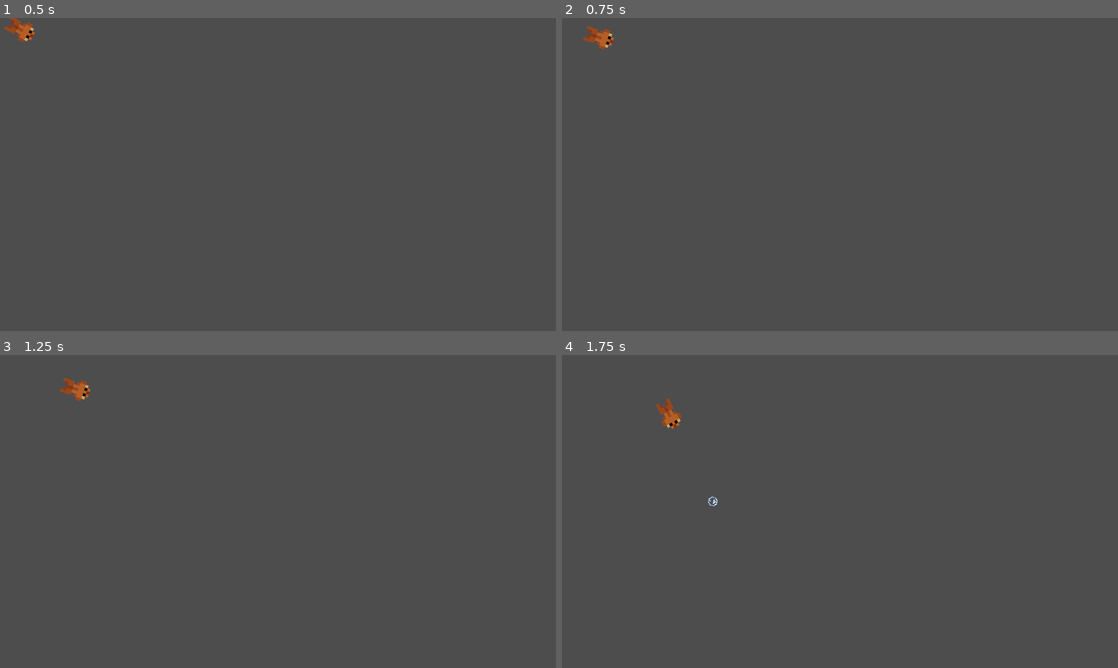
Above: before the commit, frames 1-4 (two rows, left to right).
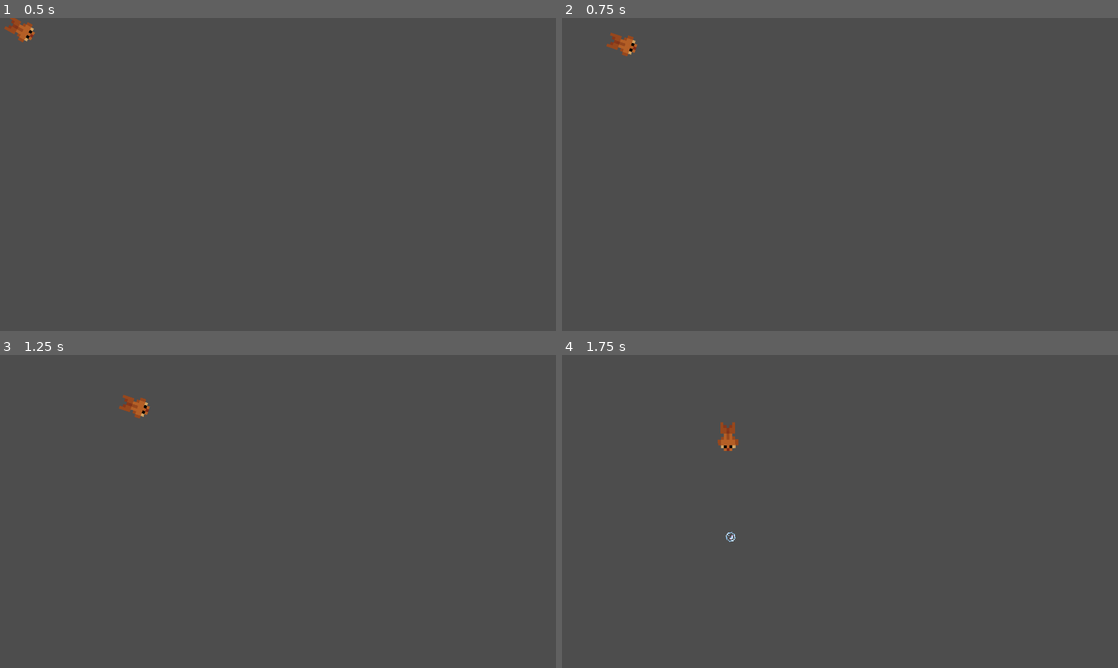
Above: after the commit, the same moments.

Repository: canaryincoalmine/Fish-Society-and-its-Bubbles
Game: Godot game, scene res://Code/Screens/Main.tscn
The game is run twice, just before and just after one commit, with the same random seed, the same clock (stepped at 60 frames per second) and the same inputs.
Inputs (mouse positions are in pixels of both pictures, inside the frame that each line leads up to):
- Up to frame 1 (0.5 s): no input
- Up to frame 2 (0.75 s): move the mouse to (962, 158) at 0.52 s; tap Space (dash, bound only after the commit) at 0.6 s
- Up to frame 3 (1.25 s): no input
- Up to frame 4 (1.75 s): move the mouse to (728, 527) at 1.27 s; click (728, 527) at 1.35 s; tap Space (dash, bound only after the commit) at 1.55 s

Frame 1 is identical in both runs. In frame 2, 0.4% of the frame differs, in the area x 3-14%, y 2-13%; in frame 3, 0.5%; in frame 4, 0.5%, in the area x 16-32%, y 13-60%.

Commit message:
dash working

Diff:
--- a/Code/Player/Player.tscn
+++ b/Code/Player/Player.tscn
@@ -12,6 +12,10 @@
 [ext_resource type="AudioStream" uid="uid://dexi3qrid5o6q" path="res://Audio/swim_4.wav" id="10_5gpcv"]
 [ext_resource type="AudioStream" uid="uid://ip01hst836qn" path="res://Audio/swim_5.wav" id="11_5lagy"]
 [ext_resource type="AudioStream" uid="uid://bn52xuk5fdtij" path="res://Audio/swim_6.wav" id="12_c0yjj"]
+[ext_resource type="AudioStream" uid="uid://cy3kccnbin2ln" path="res://Audio/dash_1.wav" id="13_5kooe"]
+[ext_resource type="AudioStream" uid="uid://bmrhw43dshd8y" path="res://Audio/dash_2.wav" id="14_l0gr4"]
+[ext_resource type="AudioStream" uid="uid://btdhx6cqel4p1" path="res://Audio/dash_3.wav" id="15_4mxbi"]
+[ext_resource type="AudioStream" uid="uid://deih7uqo4yj4i" path="res://Audio/dash_4.wav" id="16_gn0vp"]
 
 [sub_resource type="AtlasTexture" id="AtlasTexture_dpi1o"]
 atlas = ExtResource("2_vbgjd")
@@ -101,6 +105,13 @@
 stream_4/stream = ExtResource("11_5lagy")
 stream_5/stream = ExtResource("12_c0yjj")
 
+[sub_resource type="AudioStreamRandomizer" id="AudioStreamRandomizer_ppohr"]
+streams_count = 4
+stream_0/stream = ExtResource("13_5kooe")
+stream_1/stream = ExtResource("14_l0gr4")
+stream_2/stream = ExtResource("15_4mxbi")
+stream_3/stream = ExtResource("16_gn0vp")
+
 [node name="Player" type="CharacterBody2D"]
 script = ExtResource("1_w8jt3")
 
@@ -123,6 +134,10 @@
 stream = SubResource("AudioStreamRandomizer_82x8i")
 volume_db = -11.95
 
+[node name="DashSound" type="AudioStreamPlayer" parent="."]
+stream = SubResource("AudioStreamRandomizer_ppohr")
+volume_db = -8.185
+
 [node name="ShootTimer" type="Timer" parent="."]
 wait_time = 0.2
 
@@ -130,5 +145,8 @@
 wait_time = 0.305
 autostart = true
 
+[node name="DashTimer" type="Timer" parent="."]
+
 [connection signal="timeout" from="ShootTimer" to="." method="_on_timer_timeout"]
 [connection signal="timeout" from="WalkSoundTimer" to="." method="_on_walk_sound_timer_timeout"]
+[connection signal="timeout" from="DashTimer" to="." method="_on_dash_timer_timeout"]
--- a/Code/Player/player.gd
+++ b/Code/Player/player.gd
@@ -5,6 +5,7 @@
 @export var ACCELERATION = 0.05
 
 var reloaded = true
+var dash_available = true
 
 const BULLET_SCENE = preload("res://Code/Projectiles/Player_Bullet.tscn")
 
@@ -34,6 +35,15 @@
 		$ShootSound.play()
 		$ShootTimer.start()
 
+	if Input.is_action_just_pressed(("dash")) and dash_available:
+		# velocity add
+		velocity = Vector2(1000,0).rotated(rotation)
+		dash_available = false
+		$DashTimer.start()
+		$DashSound.play()
+
+
+
 func _physics_process(delta: float) -> void:
 	get_input()
 	move_and_slide()
@@ -50,3 +60,8 @@
 	# activates walk sound - timer is set to autostart
 	$WalkSound.play()
 	$WalkSoundTimer.start()
+
+
+
+func _on_dash_timer_timeout():
+	dash_available = true
--- a/Code/Screens/Level 1.tscn
+++ b/Code/Screens/Level 1.tscn
@@ -1,13 +1,16 @@
-[gd_scene load_steps=7 format=3 uid="uid://bhyod40y51n4o"]
+[gd_scene load_steps=9 format=3 uid="uid://bhyod40y51n4o"]
 
 [ext_resource type="PackedScene" uid="uid://c1atry1s104y0" path="res://Code/Player/Player.tscn" id="1_jh7pn"]
+[ext_resource type="Script" path="res://Code/Screens/level_1.gd" id="1_p740o"]
 [ext_resource type="Texture2D" uid="uid://t4j76h8b7ve0" path="res://Sprites/Maps/Level1/Main background.png" id="2_8mxin"]
 [ext_resource type="Texture2D" uid="uid://cr0he6bcwdvbm" path="res://Sprites/Maps/Level1/Underwater deck room.png" id="3_bcxjj"]
 [ext_resource type="Texture2D" uid="uid://bri8exuq6oqrs" path="res://Sprites/Maps/Level1/Underwater stairs .png" id="4_e5a6p"]
 [ext_resource type="Texture2D" uid="uid://cqhyboxt7ukbf" path="res://Sprites/Maps/Level1/Underwater stairs top layer.png" id="5_82kac"]
 [ext_resource type="Texture2D" uid="uid://cnl8aj5qh7qhp" path="res://Sprites/Maps/Level1/Ship top layer.png" id="6_tsaih"]
+[ext_resource type="AudioStream" uid="uid://bi3m32ns5vnuq" path="res://Audio/main_soundtrack.wav" id="8_8biuh"]
 
 [node name="Main" type="Node2D"]
+script = ExtResource("1_p740o")
 
 [node name="Player" parent="." instance=ExtResource("1_jh7pn")]
 position = Vector2(973, 389)
@@ -57,3 +60,7 @@
 position = Vector2(-3.46945e-18, 9.09495e-13)
 scale = Vector2(10, 10)
 texture = ExtResource("6_tsaih")
+
+[node name="MusicPlayer" type="AudioStreamPlayer" parent="."]
+stream = ExtResource("8_8biuh")
+volume_db = -12.18
--- /dev/null
+++ b/Code/Screens/level_1.gd
@@ -0,0 +1,11 @@
+extends Node2D
+
+
+# Called when the node enters the scene tree for the first time.
+func _ready():
+	$MusicPlayer.play()
+
+
+# Called every frame. 'delta' is the elapsed time since the previous frame.
+func _process(delta):
+	pass
--- a/project.godot
+++ b/project.godot
@@ -55,6 +55,11 @@
 "events": [Object(InputEventMouseButton,"resource_local_to_scene":false,"resource_name":"","device":-1,"window_id":0,"a …(253 unchanged characters)…
 ]
 }
+dash={
+"deadzone": 0.5,
+"events": [Object(InputEventKey,"resource_local_to_scene":false,"resource_name":"","device":-1,"window_id":0,"alt_pressed":false,"shift_pressed":false,"ctrl_pressed":false,"meta_pressed":false,"pressed":false,"keycode":0,"physical_keycode":32,"key_label":0,"unicode":32,"location":0,"echo":false,"script":null)
+]
+}
 
 [rendering]
 
Not shown, changed: Audio/main_soundtrack.wav.import
Not shown: 1 places in Code/Player/Player.tscn that only renumber resources
